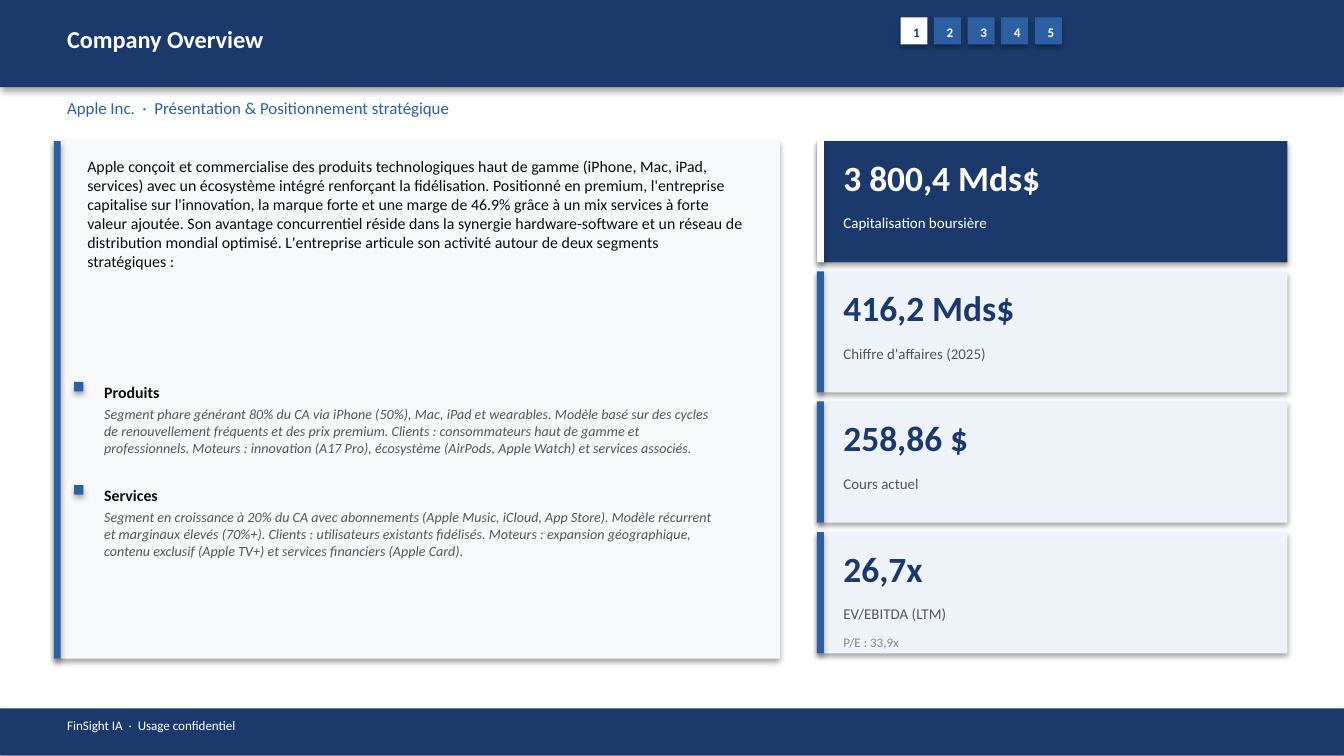
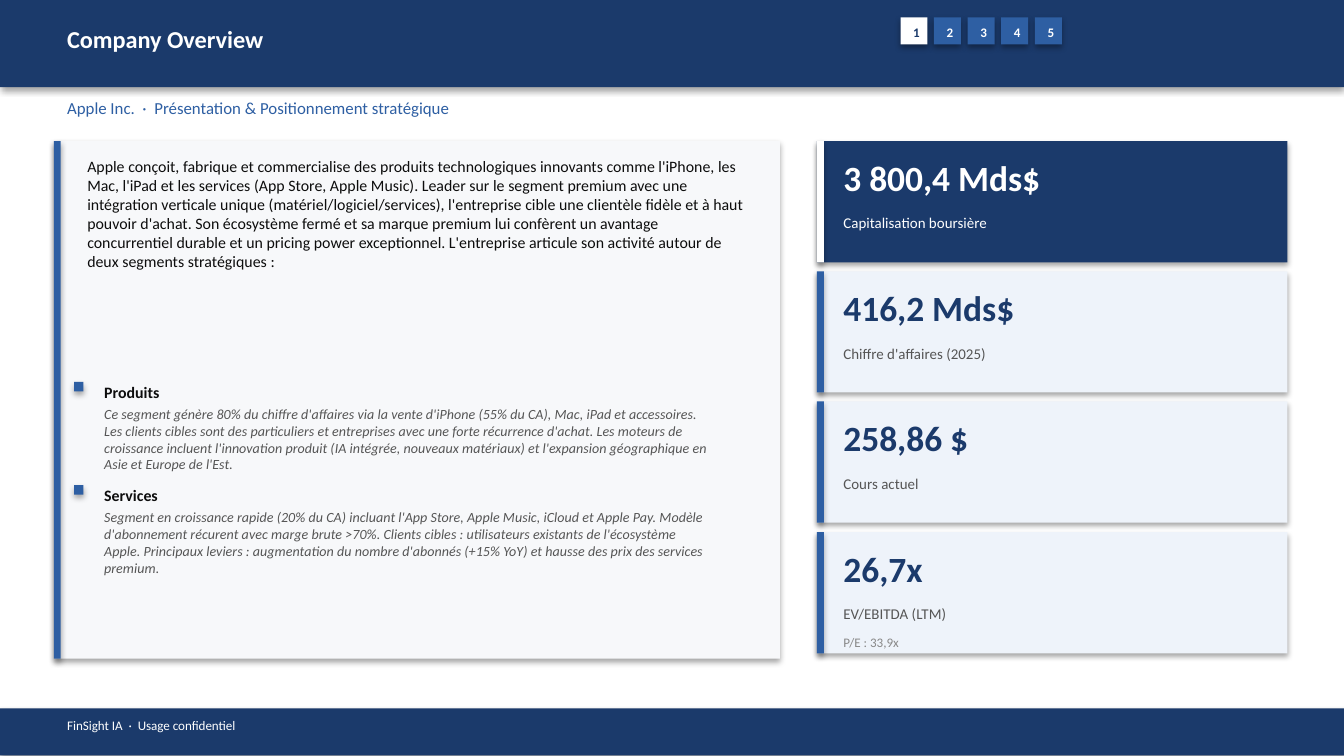
Before and after one commit to baptistejeh07-art/finsight-ia, a slide deck: slide 5 of preview/AAPL/AAPL_pitchbook.pptx. Drawn at 1344x756 pixels with LibreOffice and Linux fonts; fonts in the diff are those of the drawing. Boxes give left, top, right and bottom in pixels: in the first picture for what was removed or moved away, otherwise in the second. Text is boxed around its words. In the diff, an @@ line names an element or a change of style, - is before the commit and + after.

```diff
--- a/preview/AAPL/AAPL_pitchbook.pptx
+++ b/preview/AAPL/AAPL_pitchbook.pptx
@@ text at [87,161,743,270]: text changed @@
-Apple conçoit et commercialise des produits technologiques haut de gamme (iPhone, Mac, iPad, services) avec un écosystème intégré renforçant la fidélisation. Positionné en premium, l'entreprise capitalise sur l'innovation, la marque forte et une marge de 46.9% grâce à un mix services à forte valeur ajoutée. Son avantage concurrentiel réside dans la synergie hardware-software et un réseau de distribution mondial optimisé. L'entreprise articule son activité autour de deux segments stratégiques :
+Apple conçoit, fabrique et commercialise des produits technologiques innovants comme l'iPhone, les Mac, l'iPad et les services (App Store, Apple Music). Leader sur le segment premium avec une intégration verticale unique (matériel/logiciel/services), l'entreprise cible une clientèle fidèle et à haut pouvoir d'achat. Son écosystème fermé et sa marque premium lui confèrent un avantage concurrentiel durable et un pricing power exceptionnel. L'entreprise articule son activité autour de deux segments stratégiques :
@@ text at [104,409,707,471]: text changed @@
-Segment phare générant 80% du CA via iPhone (50%), Mac, iPad et wearables. Modèle basé sur des cycles de renouvellement fréquents et des prix premium. Clients : consommateurs haut de gamme et professionnels. Moteurs : innovation (A17 Pro), écosystème (AirPods, Apple Watch) et services associés.
+Ce segment génère 80% du chiffre d'affaires via la vente d'iPhone (55% du CA), Mac, iPad et accessoires. Les clients cibles sont des particuliers et entreprises avec une forte récurrence d'achat. Les moteurs de croissance incluent l'innovation produit (IA intégrée, nouveaux matériaux) et l'expansion géographique en Asie et Europe de l'Est.
@@ text at [104,512,703,575]: text changed @@
-Segment en croissance à 20% du CA avec abonnements (Apple Music, iCloud, App Store). Modèle récurrent et marginaux élevés (70%+). Clients : utilisateurs existants fidélisés. Moteurs : expansion géographique, contenu exclusif (Apple TV+) et services financiers (Apple Card).
+Segment en croissance rapide (20% du CA) incluant l'App Store, Apple Music, iCloud et Apple Pay. Modèle d'abonnement récurent avec marge brute >70%. Clients cibles : utilisateurs existants de l'écosystème Apple. Principaux leviers : augmentation du nombre d'abonnés (+15% YoY) et hausse des prix des services premium.
```
Also in this commit, not shown: 14 other slides changed, 4 other files.
